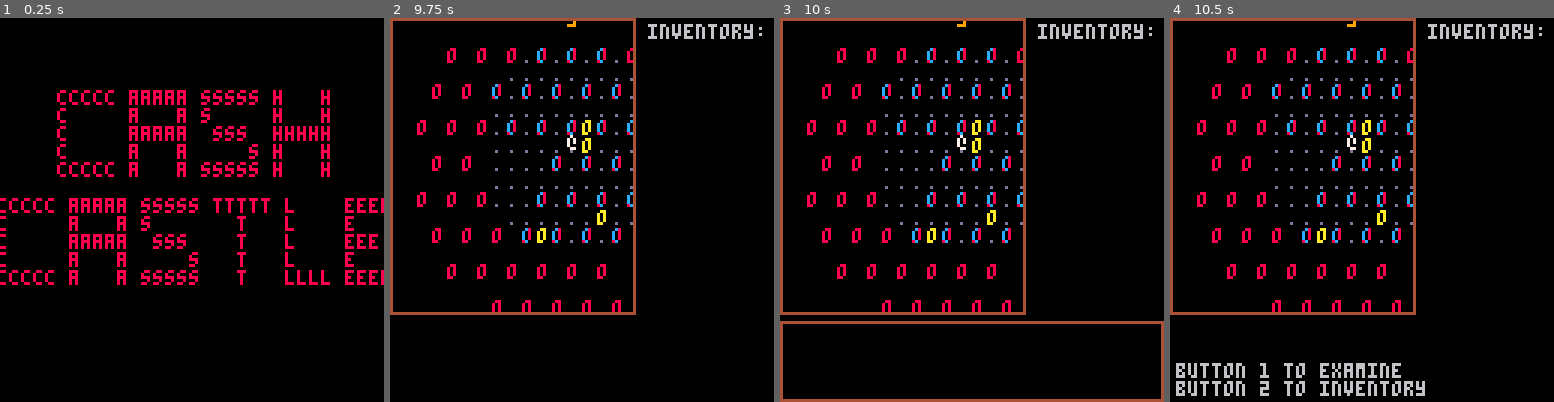
Above: before the commit, frames 1-4 (left to right).
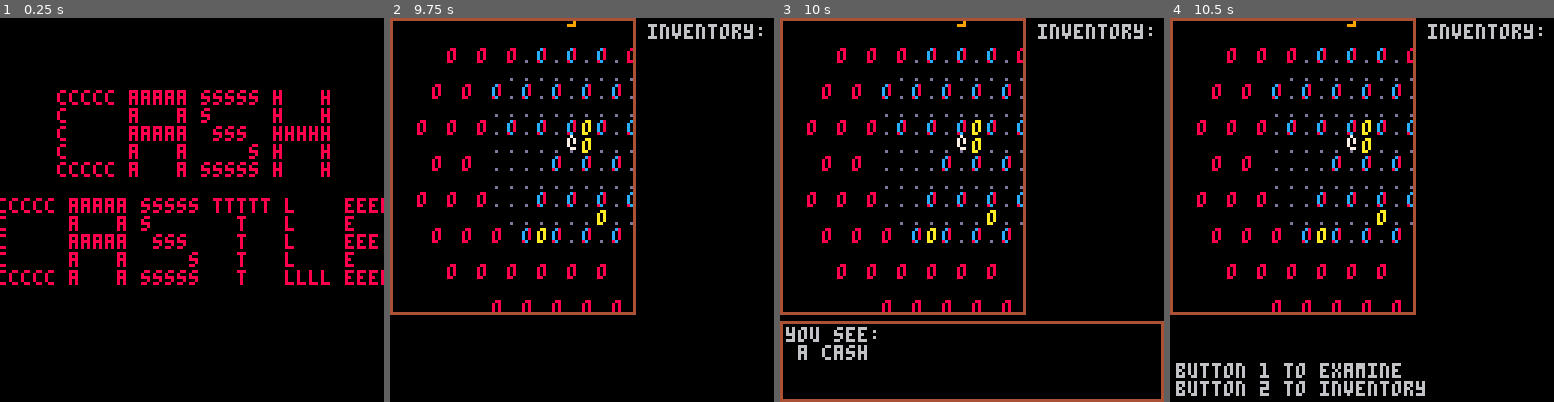
Above: after the commit, the same moments.

Repository: arnodick/castle
Game: PICO-8 cartridge castle.p8
The game is run twice, just before and just after one commit, with the same random seed, the same clock (stepped at 60 frames per second) and the same inputs.
Inputs:
- Up to frame 1 (0.25 s): no input
- Up to frame 2 (9.75 s): tap O (Z key) at 0.33, 1.07, 2.22, 3.72, 5.22, 6.72, 8.22, 9.72 s; tap Down at 0.7 s; tap X (X key) at 1.43, 2.07, 2.82, 3.57, 4.32, 5.07, 5.82, 6.57, 7.32, 8.07, 8.82, 9.57 s; hold Up 1.97-2.63 s; hold Right 2.68-3.02 s; hold Down 3.07-3.73 s; hold Left 3.78-4.12 s; hold Up 4.17-4.5 s; hold Left 4.55-5.05 s; hold Right 5.1-5.93 s; hold Up 5.98-6.65 s; hold Right 6.7-7.03 s; hold Down 7.08-7.75 s; hold Left 7.8-8.13 s; hold Up 8.18-8.52 s; hold Left 8.57-9.07 s; hold Right from 9.12 s (still down)
- Up to frame 3 (10 s): release Right at 9.95 s
- Up to frame 4 (10.5 s): hold Up from 10 s (still down); tap X (X key) at 10.32 s

Frames 1-2 are identical in both runs. In frame 3, 0.7% of the frame differs, in the area x 1-25%, y 80-90%; in frame 4, nothing differs.

Commit message:
going to try to fix boxed in enemies

Diff:
--- a/castle.p8
+++ b/castle.p8
@@ -854,6 +854,8 @@
 				end
 			elseif target==2 or target==9 then
 				sendtomenu(m,{"you see:"," a "..objects[ty.sp]})
+			elseif target==4 or target==6 then
+				sendtomenu(m,{"you see:"," a "..items[ty.sp]})
 			else
 				sendtomenu(m,{""})
 			end
@@ -958,7 +960,7 @@
 					actortypes[m.target][level+1].rl=actortypes[p.t][level+1].rl
 					actortypes[m.target][level+1].m=1
 					del(p.args,p.args[m.sel])
-					quitmenu(m,1,false,{"the x says:"," hm good point ..","*x now likes you!*"})
+					quitmenu(m,1,false,{"the "..species[actortypes[m.target][level+1].sp].." says:"," hm good point ..","*"..species[actortypes[m.target][level+1].sp].. " now likes you!*"})
 --					sendtomenu(m,{"the x says:"," hm, good point ..","*x now likes you!*"})
 				elseif p.args[m.sel]==rltns[actortypes[m.target][level+1].rl].ha then
 					rltns[actortypes[m.target][level+1].rl].ha=actortypes[p.t][level+1].rl
